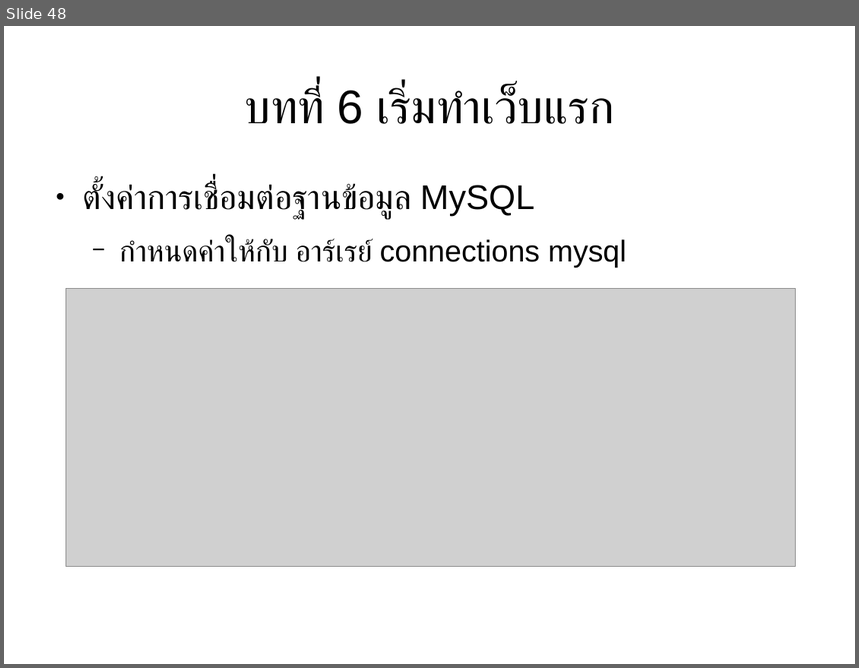
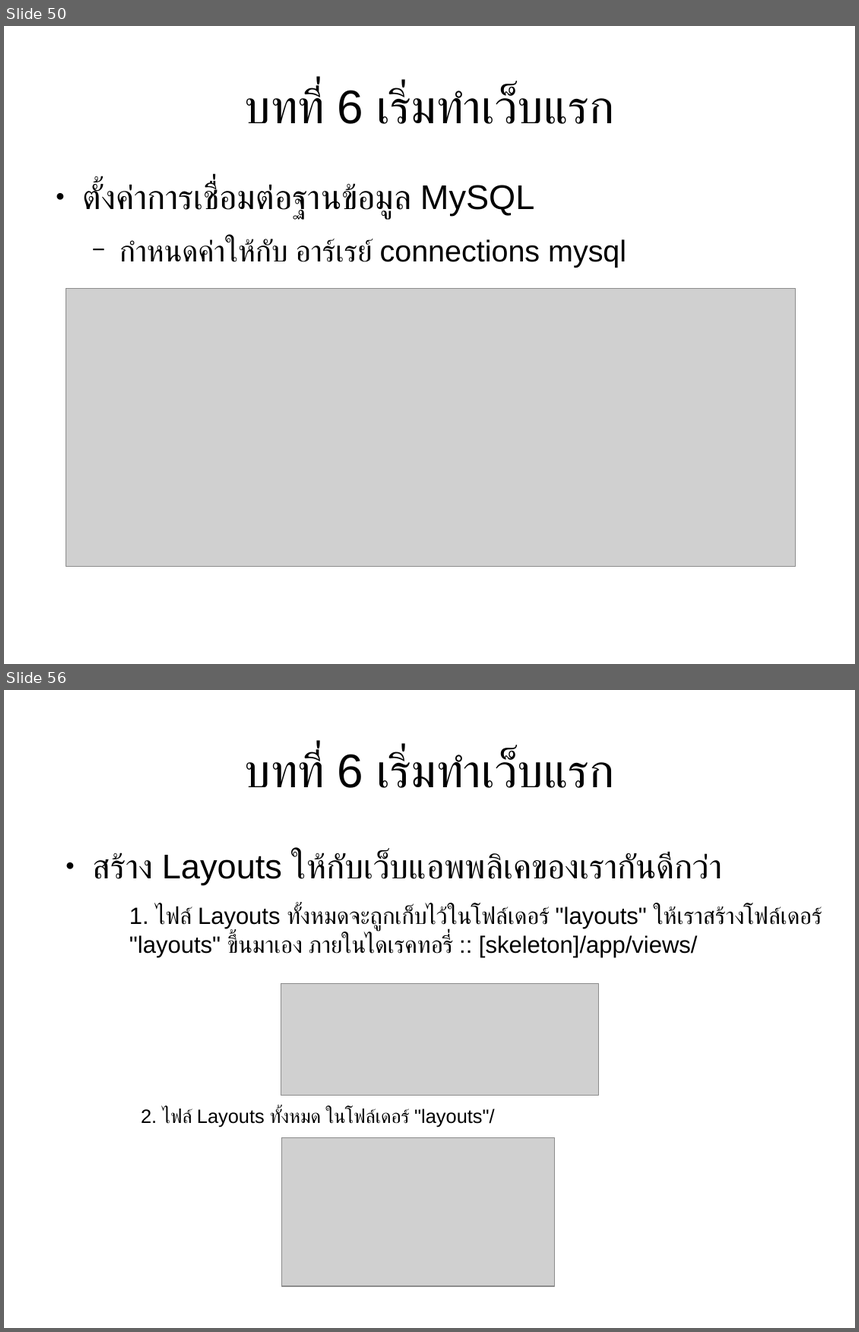
Before and after one commit to expstudio/Laravel-Course-Material, a slide deck: slide course.odp. Shown one above the other, each under a label of ours: slide 48 before the commit, slides 50 and 56 after it; the slides between them are not shown. The pictures are 859x668 and 859x1332 pixels, drawn with LibreOffice and Linux fonts; fonts in the diff are those of the drawing; grey boxes stand for pictures. Boxes give left, top, right and bottom in pixels: in the first picture for what was removed or moved away, otherwise in the second. Text is boxed around its words. In the diff, an @@ line names an element or a change of style, - is before the commit and + after.

```diff
--- a/slide course.odp
+++ b/slide course.odp
@@ slide 56 added at (x1=4, y1=690, x2=855, y2=1328), background #FFFFFF @@
@@ title added at (x1=245, y1=751, x2=614, y2=788), 44 pt, text #000000 @@
+บทที่ 6 เริ่มทำเว็บแรก
@@ text added at (x1=93, y1=852, x2=823, y2=958), 22 pt, text #000000 @@
+● สร้าง Layouts ให้กับเว็บแอพพลิเคของเรากันดีกว่า
+  1. ไฟล์ Layouts ทั้งหมดจะถูกเก็บไว้ในโฟล์เดอร์ "layouts" ให้เราสร้างโฟล์เดอร์ "layouts" ขึ้นมาเอง ภายในไดเรคทอรี่ :: [skeleton]/app/views/
@@ picture added at (x1=281, y1=983, x2=599, y2=1096) @@
@@ text added at (x1=141, y1=1109, x2=494, y2=1128), 18 pt, text #000000 @@
+2. ไฟล์ Layouts ทั้งหมด ในโฟล์เดอร์ "layouts"/
@@ picture added at (x1=282, y1=1138, x2=555, y2=1287) @@
@@ what was slide 48 is now slide 50 @@
```
Also in this commit, not shown: 4 slides changed, 37 other slides added, 13 other files.
